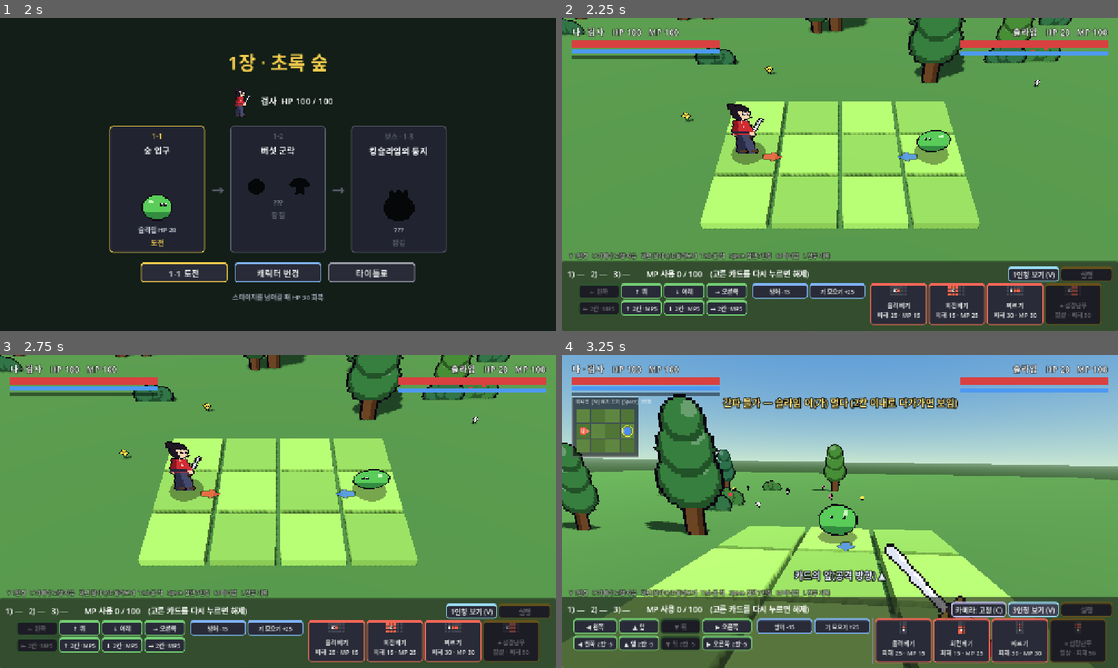
Above: before the commit, frames 1-4 (two rows, left to right).
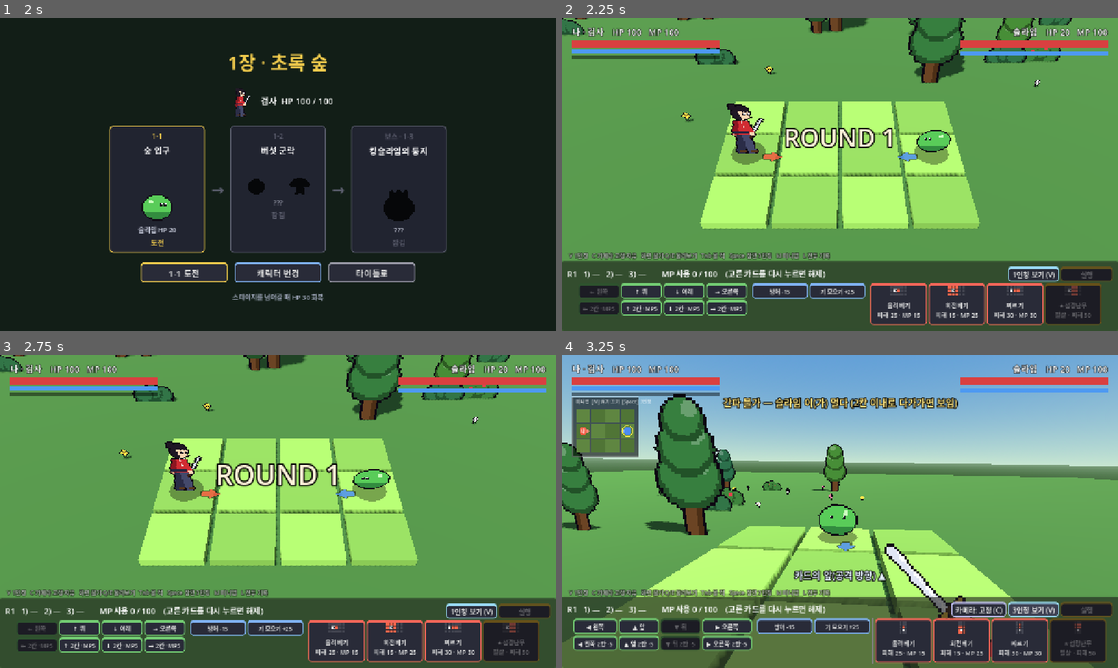
Above: after the commit, the same moments.

Repository: ldg0315/tile_card_battle
Game: Godot game, scene res://title.tscn
Two runs of this game, one before a commit and one after it. Both use one fixed random seed, a clock stepped at 60 frames per second and the inputs below.
Inputs:
- Up to frame 1 (2 s): click "싱글 플레이" at 0.5 s; click "검사 선택" at 1.25 s
- Up to frame 2 (2.25 s): click "1-1 도전" at 2 s
- Up to frame 3 (2.75 s): no input
- Up to frame 4 (3.25 s): click "1인칭 보기 (V)" at 2.75 s

Frame 1 is identical in both runs. In frame 2, 1.6% of the frame differs, in the area x 1-60%, y 35-84%; in frame 3, 1.8%, in the area x 1-61%, y 34-84%; in frame 4, 0.7%.

Commit message:
라운드 시작 표시를 넣고, 1인칭 기 모으기 입자·손패 넘침을 고친다
몇 번째 라운드인지 알 수 없었고, 1인칭 기 모으기는 화면에 큰 네모가 떴으며, 필살기 카드가 더해진 궁수 손패는 화면 오른쪽을 넘쳤다.
(1) 카드 3장을 고르는 한 번 = 한 라운드. 고르기 시작할 때마다 "ROUND N"이 튀어나왔다 사라짐(싱글·대전, 1·3인칭 공통, 입력은 막지 않음, 기술 체험 제외), 카드 칸 앞 R N, 전투 기록 "N라운드" — 전투 길이·보스 패턴 차례 감을 잡게
(2) 1인칭의 내 기 모으기·치유는 몸 둘레 입자·빛기둥·고리 대신 화면 가장자리 기운 + 솟는 빛 알갱이 + 무기 빛 + 아래쪽 "+MP" — 몸 위치가 카메라라 입자가 눈앞에서 큰 네모로 보였음
(3) 손패 공격 카드 최소 폭 84→70, 좁으면 글씨 11 — 공격 카드 7장(보상 기술 + 필살기)에서 넘쳐 나가기 버튼이 잘렸음

검증: tools/run_tests.sh 통과. 싱글 ROUND 1(3인칭)·대전 ROUND 2(1인칭), 1인칭 기 모으기·치유, 3인칭 기 모으기, 궁수 체험장 손패 배치를 캡처로 확인.

Co-Authored-By: Claude Opus 5.5 <noreply@anthropic.com>

Diff:
--- a/scripts/battle.gd
+++ b/scripts/battle.gd
@@ -49,6 +49,29 @@
 const SPIN_TIME := 0.45
 const ORDER_MARK := ["①", "②", "③"]
 const ULT_GOLD := Color(1.0, 0.78, 0.25)  # 필살 게이지·필살기 카드·필살기 이름의 금빛
+# 1인칭 기 모으기·치유: 가장자리에서 안쪽으로 번지는 기운 + 아래에서 위로 솟는 작은 빛 알갱이(격자마다 하나, 시간차)
+const REST_GLOW_SHADER := """
+shader_type canvas_item;
+uniform float amount = 0.0;
+uniform vec4 tint : source_color = vec4(0.45, 0.75, 1.0, 1.0);
+uniform float time0 = 0.0;
+float hash(vec2 p) { return fract(sin(dot(p, vec2(127.1, 311.7))) * 43758.5453); }
+void fragment() {
+	vec2 uv = UV;
+	float edge = min(min(uv.x, 1.0 - uv.x) * 1.6, min(uv.y, 1.0 - uv.y));
+	float glow = (1.0 - smoothstep(0.0, 0.28, edge)) * 0.55;
+	float t = TIME - time0;
+	vec2 cell = vec2(28.0, 16.0);
+	vec2 g = vec2(uv.x * cell.x, uv.y * cell.y + t * 9.0);
+	vec2 id = floor(g);
+	vec2 f = fract(g) - 0.5;
+	float h = hash(id);
+	float dotv = (h > 0.82) ? (1.0 - smoothstep(0.08, 0.22, length(f))) : 0.0;
+	dotv *= smoothstep(0.0, 0.5, 1.0 - min(uv.x, 1.0 - uv.x) * 2.2) * 0.9;
+	float a = clamp(glow + dotv, 0.0, 1.0) * amount;
+	COLOR = vec4(mix(tint.rgb, vec3(1.0), dotv * 0.6), a);
+}
+"""
 const ULT_PREP := 1.0  # 필살기 준비 연출 길이(초)
 # 필살기 준비: center(화면 비율 좌표) 둘레 radius 만 밝게 남기고 바깥을 어둡게, 가장자리에 기운 색을 살짝 섞는다
 const ULT_DIM_SHADER := """
@@ -201,8 +224,10 @@
 var fp_act_label: Label
 var kick_leg: TextureRect  # 1인칭 발차기 때 화면 아래에서 올라오는 내 다리
 var scope: ColorRect  # 1인칭 저격 조준경(가운데만 뚫린 어둠 + 십자선)
+var rest_glow: ColorRect  # 1인칭 기 모으기·치유: 화면 가장자리 기운 + 솟는 빛 알갱이
 var ult_dim: ColorRect  # 필살기 준비: 쓰는 캐릭터 둘레만 남기고 화면을 어둡게(스포트라이트)
 var ult_banner: Label  # 필살기 이름("필살! 섬광난무")
+var round_banner: Label  # 라운드 시작 표시("ROUND 2"). 카드 3장을 고르는 한 번 = 한 라운드
 var ult_actor := -1  # 지금 필살기를 쓰는 전투원(스포트라이트 중심)
 var ult_focus := Vector3.ZERO  # 3인칭 카메라가 다가갈 점
 var tp_focus_w := 0.0  # 3인칭 카메라가 ult_focus 쪽으로 다가간 정도(0~1)
@@ -591,6 +616,16 @@
 	scope.hide()
 	root.add_child(scope)
 
+	rest_glow = ColorRect.new()
+	rest_glow.set_anchors_preset(Control.PRESET_FULL_RECT)
+	rest_glow.mouse_filter = Control.MOUSE_FILTER_IGNORE
+	var rgm := ShaderMaterial.new()
+	rgm.shader = Shader.new()
+	rgm.shader.code = REST_GLOW_SHADER
+	rest_glow.material = rgm
+	rest_glow.hide()
+	root.add_child(rest_glow)
+
 	ult_dim = ColorRect.new()
 	ult_dim.set_anchors_preset(Control.PRESET_FULL_RECT)
 	ult_dim.mouse_filter = Control.MOUSE_FILTER_IGNORE
@@ -600,6 +635,9 @@
 	ult_dim.material = um
 	ult_dim.hide()
 	root.add_child(ult_dim)
+	round_banner = _overlay_label(root, 230, Color(1, 0.95, 0.85))
+	round_banner.add_theme_font_size_override("font_size", 64)
+	round_banner.add_theme_constant_override("outline_size", 14)
 	ult_banner = _overlay_label(root, 190, ULT_GOLD)
 	ult_banner.add_theme_font_size_override("font_size", 46)
 	ult_banner.add_theme_constant_override("outline_size", 12)
@@ -834,7 +872,8 @@
 		attacks += 1 if Cards.get_card(id).type == "attack" else 0
 	# 화면 1280 에서 여백·이동 묶음(4×92)·보조 묶음(2×128)·구분선 몫을 빼고 공격 카드끼리 나눈다
 	var room := 1280 - 40 - (MOVE_W * 4 + 12) - (UTIL_W * 2 + 4) - 40 - 8 * attacks
-	var big_w := clampi(room / maxi(attacks, 1), 84, 130)
+	# 최소 폭을 넉넉히 잡으면 공격 카드가 7장(궁수 보상 기술 + 필살기)일 때 화면 오른쪽을 넘쳤다
+	var big_w := clampi(room / maxi(attacks, 1), 70, 130)
 	compact_cards = big_w < 118
 	if attacks > 0:
 		hand_box.add_child(VSeparator.new())
@@ -856,7 +895,7 @@
 					_style_button(b, ULT_GOLD)  # 필살기는 금빛 테두리로 다른 공격과 구분
 				b.custom_minimum_size = Vector2(big_w, 74)
 				b.clip_text = compact_cards  # 폭을 줄였을 때만 — 보통 폭에선 자르면 "MP 15" 의 숫자가 잘렸다
-				b.add_theme_font_size_override("font_size", 14 if not compact_cards else 12)
+				b.add_theme_font_size_override("font_size", 14 if not compact_cards else (12 if big_w >= 84 else 11))
 				b.icon_alignment = HORIZONTAL_ALIGNMENT_CENTER
 				b.vertical_icon_alignment = VERTICAL_ALIGNMENT_TOP
 				hand_box.add_child(b)
@@ -991,6 +1030,7 @@
 	fp_target = _nearest_enemy()
 	_plan_enemies()
 	_refresh_hand()
+	_show_round_banner()
 
 
 func _who(i: int) -> String:
@@ -1047,7 +1087,7 @@
 	var names := PackedStringArray()
 	for k in Rules.CARDS_PER_TURN:
 		names.append("%d)%s %s" % [k + 1, _initiative_mark(k), _card_name(selected[k], k) if k < selected.size() else "—"])
-	slot_label.text = "   ".join(names) + "        MP 사용 %d / %d" % [used, mp]
+	slot_label.text = "R%d   " % (turn + 1) + "   ".join(names) + "        MP 사용 %d / %d" % [used, mp]
 	if selected.is_empty() and not busy:
 		slot_label.text += "    (고른 카드를 다시 누르면 해제)"
 	var full := selected.size() >= Rules.CARDS_PER_TURN
@@ -1271,7 +1311,7 @@
 	_refresh_hand()
 	_update_peek()
 	warn_label.hide()
-	_log("\n[b]— %d턴 —[/b]" % turn)
+	_log("\n[b]— %d라운드 —[/b]" % turn)
 	var events: Array = rules.resolve_turn(plans)
 	for ev: Dictionary in events:
 		_show_step_banner(ev)
@@ -1286,7 +1326,33 @@
 		_log("[color=#8fb8ff]턴 종료 — MP +%d[/color]" % Rules.MP_REGEN)
 		_show_current_stats()
 		_plan_enemies()
+		_show_round_banner()
 	_refresh_hand()
+
+
+## 라운드 시작 표시: 카드 3장을 고르기 시작할 때마다 "ROUND N"이 크게 튀어나왔다 사라진다(싱글·대전 모두, 화면 위 표시라 1·3인칭 공통).
+## 몇 번째 라운드인지 모르면 전투가 얼마나 길어졌는지, 보스 패턴이 몇 번째인지 감이 안 왔다. 기술 체험엔 라운드가 없어 띄우지 않는다.
+## 화면 가운데를 잠깐 덮을 뿐 입력은 막지 않는다 — 기다리지 않고 바로 카드를 골라도 된다.
+func _show_round_banner() -> void:
+	if practice:
+		return
+	var n := turn + 1
+	round_banner.text = "ROUND %d" % n
+	slot_label.tooltip_text = "%d라운드" % n
+	round_banner.show()
+	round_banner.pivot_offset = round_banner.size / 2.0
+	round_banner.modulate = Color(1, 1, 1, 0)
+	round_banner.scale = Vector2(2.2, 2.2)
+	var tw := create_tween()  # 연출 감속(ANIM_SLOW)과 무관하게 늘 같은 빠르기 — 고르는 시간을 잡아먹지 않게
+	tw.tween_property(round_banner, "modulate:a", 1.0, 0.15)
+	tw.parallel().tween_property(round_banner, "scale", Vector2.ONE, 0.28).set_trans(Tween.TRANS_BACK).set_ease(Tween.EASE_OUT)
+	tw.tween_interval(0.6)
+	tw.tween_property(round_banner, "modulate:a", 0.0, 0.3)
+	tw.parallel().tween_property(round_banner, "position:y", round_banner.position.y - 30.0, 0.3)
+	tw.tween_callback(func() -> void:
+		round_banner.hide()
+		round_banner.position.y += 30.0)
+	Sound.play("select")
 
 
 ## AI 는 내가 고르기 전에 카드를 정한다(내 선택을 보고 고르는 게 아니므로 공정성은 그대로).
@@ -2758,6 +2824,10 @@
 ## 몸도 잠깐 푸르게 빛나고 "+MP" 가 뜬다.
 ## 기본은 파란 기(기 모으기). 치유는 같은 연출을 초록으로 쓴다.
 func _rest_fx(i: int, tint := Color(0.45, 0.75, 1.0), deep := Color(0.1, 0.3, 1.0), text := "") -> void:
+	if i == 0 and first_person and not overview:
+		# 1인칭의 나: 몸 둘레 입자·빛기둥·고리는 카메라 바로 앞(안)에 생겨 화면에 큰 네모로 보였다 → 화면 연출로 대신한다
+		_fp_rest_fx(tint, deep, text)
+		return
 	var feet := step_pos[i] + Vector3(0, -sprite_half[i], 0)
 	var height := sprite_half[i] * 2.0
 
@@ -2856,6 +2926,34 @@
 	lt.tween_property(l, "position:y", l.position.y + 1.0, 0.8)
 	lt.tween_property(l, "modulate:a", 0.0, 0.4).set_delay(0.4)
 	lt.chain().tween_callback(l.queue_free)
+
+
+## 1인칭 기 모으기·치유: 화면 가장자리가 기운 색으로 차올랐다 빠지고, 화면 아래에서 빛 알갱이가 위로 솟으며,
+## 무기가 같은 색으로 빛나고, 화면 가운데에 "+25 MP"(치유는 "+25 HP")가 떠오른다. 3인칭 _rest_fx 와 같은 길이(REST_TIME).
+func _fp_rest_fx(tint: Color, deep: Color, text: String) -> void:
+	var m: ShaderMaterial = rest_glow.material
+	m.set_shader_parameter("tint", tint)
+	m.set_shader_parameter("time0", Time.get_ticks_msec() / 1000.0)
+	rest_glow.show()
+	var gt := _tween()
+	gt.tween_method(func(v: float) -> void: m.set_shader_parameter("amount", v), 0.0, 1.0, 0.25)
+	gt.tween_interval(REST_TIME - 0.6)
+	gt.tween_method(func(v: float) -> void: m.set_shader_parameter("amount", v), 1.0, 0.0, 0.35)
+	gt.tween_callback(rest_glow.hide)
+	var vt := _tween()
+	vt.tween_property(viewmodel, "modulate", Color(tint.r * 1.6, tint.g * 1.6, tint.b * 1.6), 0.2)
+	vt.tween_property(viewmodel, "modulate", Color.WHITE, 0.45)
+	var l := _overlay_label(ui_root, 0, tint.lightened(0.3))
+	l.text = text if text != "" else "+%d MP" % Rules.REST_MP
+	l.add_theme_font_size_override("font_size", 34)
+	# 화면 가운데는 마주 본 적이 있어 글자가 몸에 묻혔다 — 아래쪽(무기 옆)에서 떠오르게
+	l.set_anchors_preset(Control.PRESET_CENTER_BOTTOM)
+	l.offset_top = -250
+	l.show()
+	var lt := _tween()
+	lt.tween_property(l, "offset_top", -310.0, 0.8).set_ease(Tween.EASE_OUT)
+	lt.parallel().tween_property(l, "modulate:a", 0.0, 0.4).set_delay(0.4)
+	lt.tween_callback(l.queue_free)
 
 
 ## 한 번 터지고 사라지는 빛 입자. 색은 from → to 로 바래며 투명해진다.
Not shown, changed: docs/ROADMAP.md
